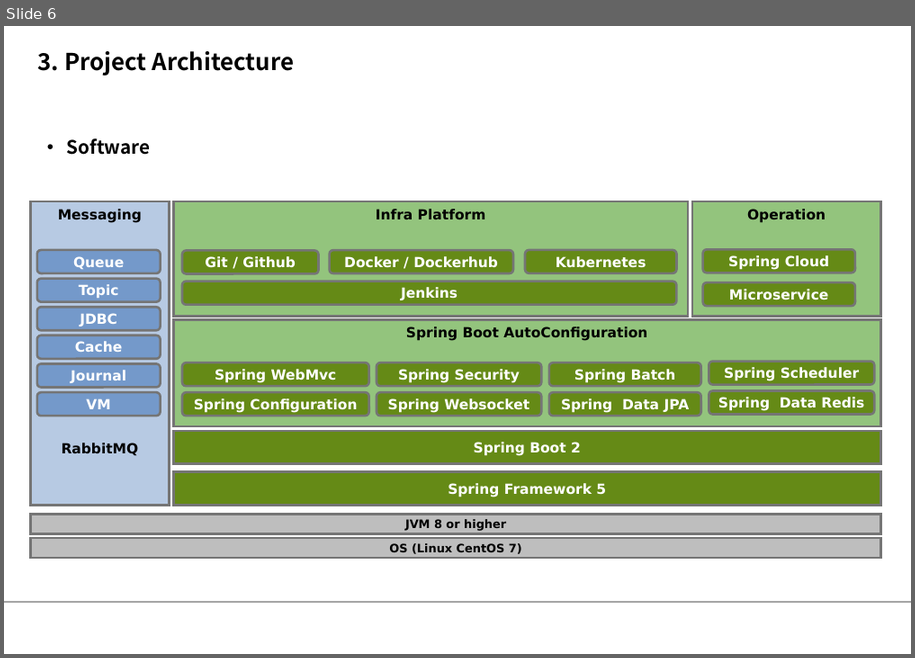
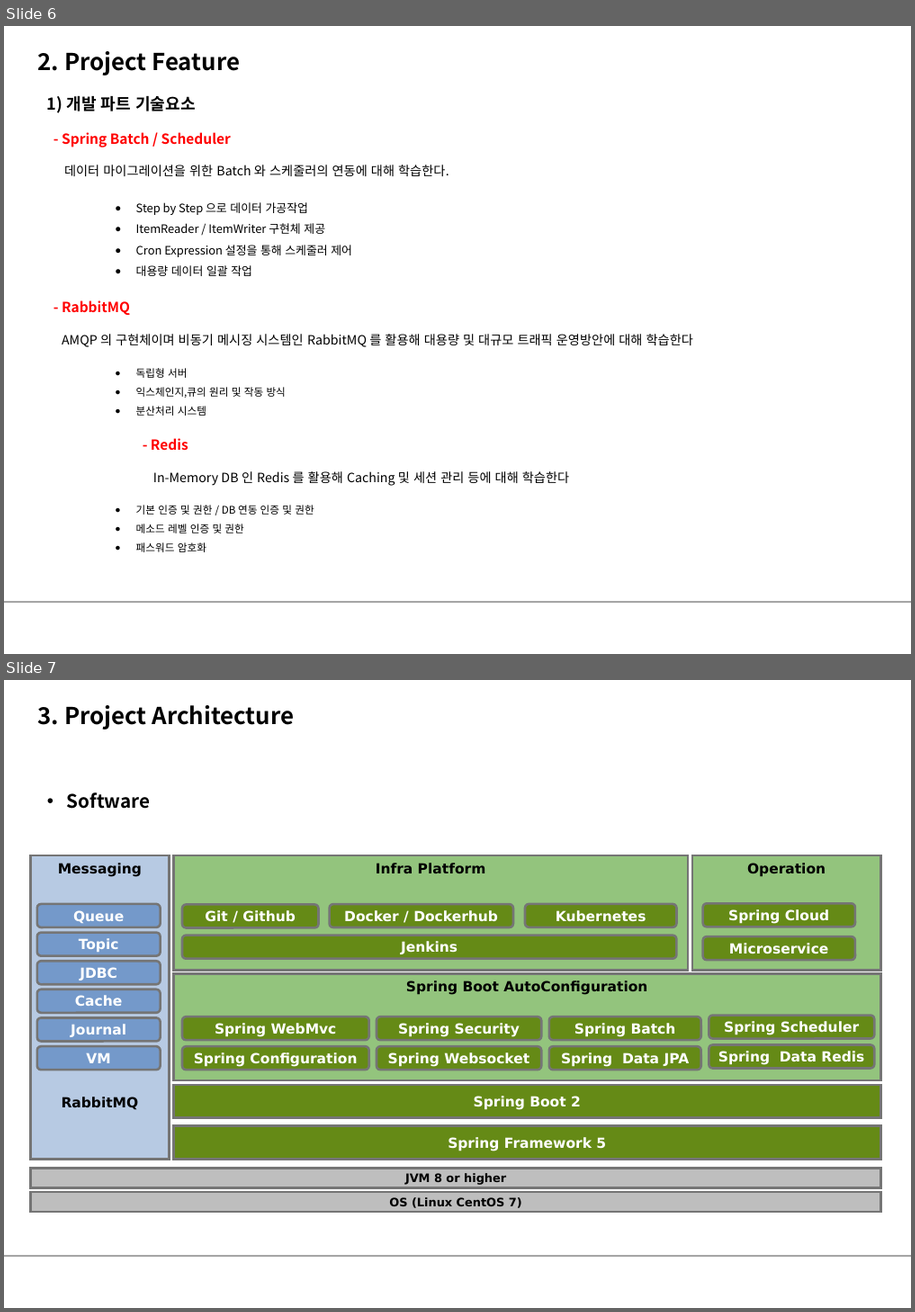
Before and after one commit to onjsdnjs/spring-boot-thymeleaf, a slide deck: am-project.ppt. Shown one above the other, each under a label of ours: slide 6 before the commit, slides 6 and 7 after it. The pictures are 915x658 and 915x1312 pixels, drawn with LibreOffice and Linux fonts; fonts in the diff are those of the drawing; background and template pictures are left out. Boxes give left, top, right and bottom in pixels: in the first picture for what was removed or moved away, otherwise in the second. Text is boxed around its words. In the diff, an @@ line names an element or a change of style, - is before the commit and + after.

```diff
--- a/am-project.ppt
+++ b/am-project.ppt
@@ slide 6 added at (x1=4, y1=26, x2=911, y2=654), background #FFFFFF; not listed: 1 template element that a slide beside it also shows @@
@@ text added at (x1=38, y1=51, x2=241, y2=76), 20 pt, text #000000, bold @@
+2. Project Feature
@@ text added at (x1=47, y1=96, x2=693, y2=552), 11 pt, text #000000 @@
+1) 개발 파트 기술요소
+- Spring Batch / Scheduler
+데이터 마이그레이션을 위한 Batch 와 스케줄러의 연동에 대해 학습한다.
+  ● Step by Step 으로 데이터 가공작업
+  ● ItemReader / ItemWriter 구현체 제공
+  ● Cron Expression 설정을 통해 스케줄러 제어
+  ● 대용량 데이터 일괄 작업
+- RabbitMQ
+AMQP 의 구현체이며 비동기 메시징 시스템인 RabbitMQ 를 활용해 대용량 및 대규모 트래픽 운영방안에 대해 학습한다
+  ● 독립형 서버
+  ● 익스체인지,큐의 원리 및 작동 방식
+  ● 분산처리 시스템
+- Redis
+In-Memory DB 인 Redis 를 활용해 Caching 및 세션 관리 등에 대해 학습한다
+  ● 기본 인증 및 권한 / DB 연동 인증 및 권한
+  ● 메소드 레벨 인증 및 권한
+  ● 패스워드 암호화
@@ what was slide 6 is now slide 7 @@
```
Also in this commit, not shown: 5 slides changed, 2 other slides added, 2 slides removed.
